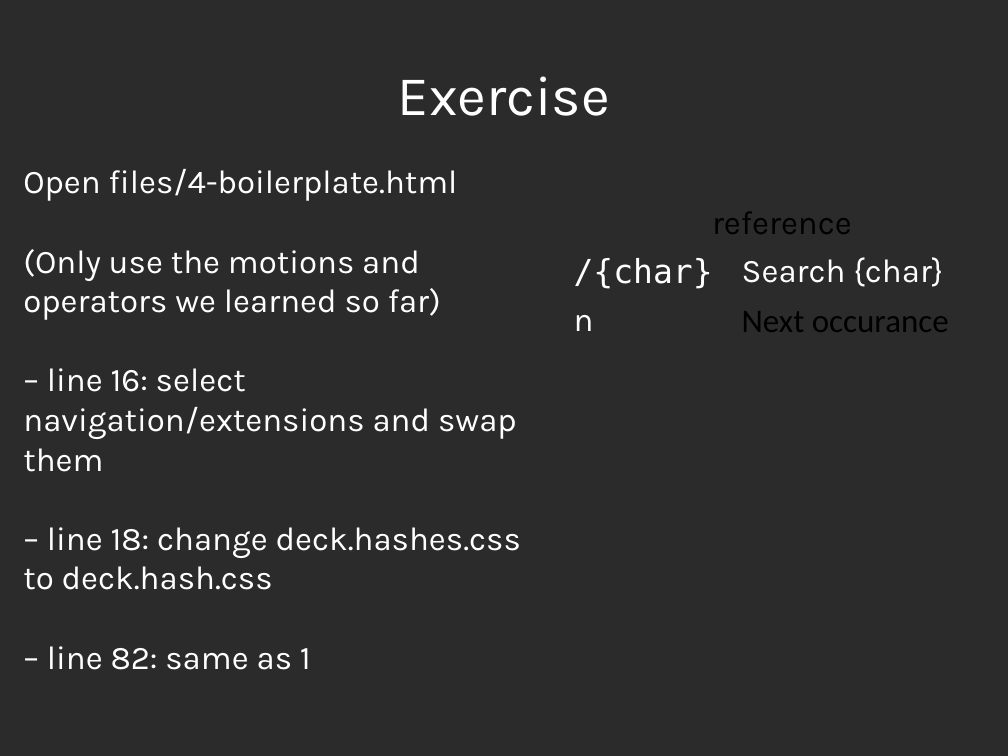
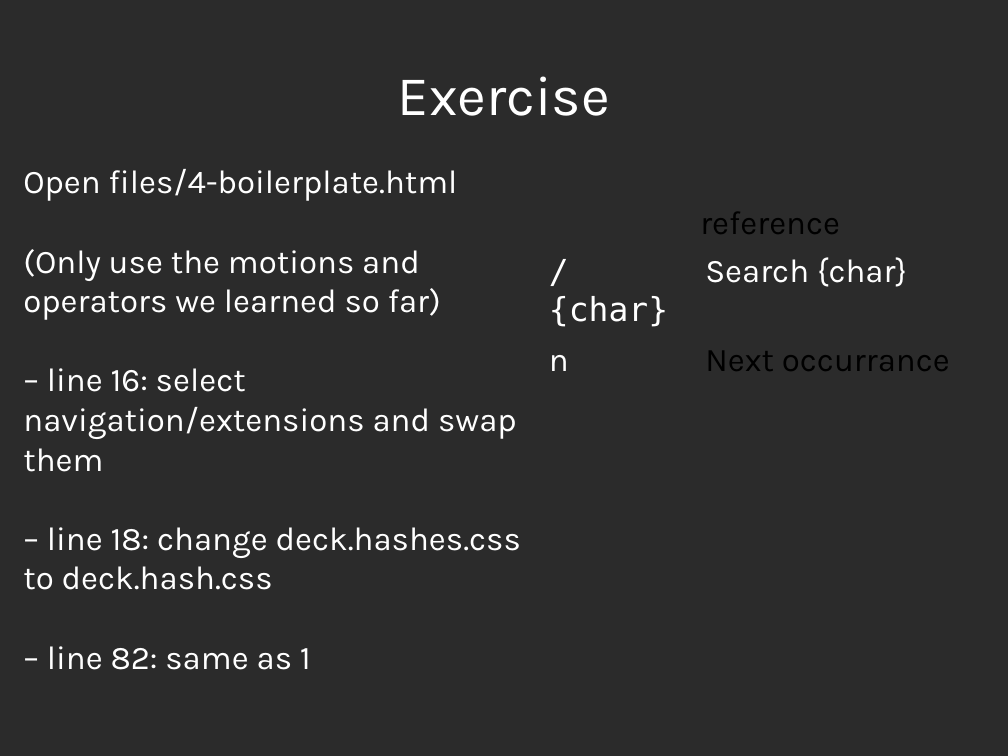
Before and after one commit to aswen/vim-workshop, a slide deck: slide 40 of presentation/vim.odp. Drawn at 1008x756 pixels with LibreOffice and Linux fonts; fonts in the diff are those of the drawing; background and template pictures are left out; a plain dark background stands for a picture behind light text. Boxes give left, top, right and bottom in pixels: in the first picture for what was removed or moved away, otherwise in the second. Text is boxed around its words. In the diff, an @@ line names an element or a change of style, - is before the commit and + after.

```diff
--- a/presentation/vim.odp
+++ b/presentation/vim.odp
@@ table at [541, 199, 1002, 393] @@
-row 3, column 2: Next occurance
+row 3, column 2: Next occurrance
@@ table: place and size @@
-table at [565, 199, 1001, 393]
+table at [541, 199, 1002, 393]
```
Also in this commit, not shown: 8 other slides changed.
